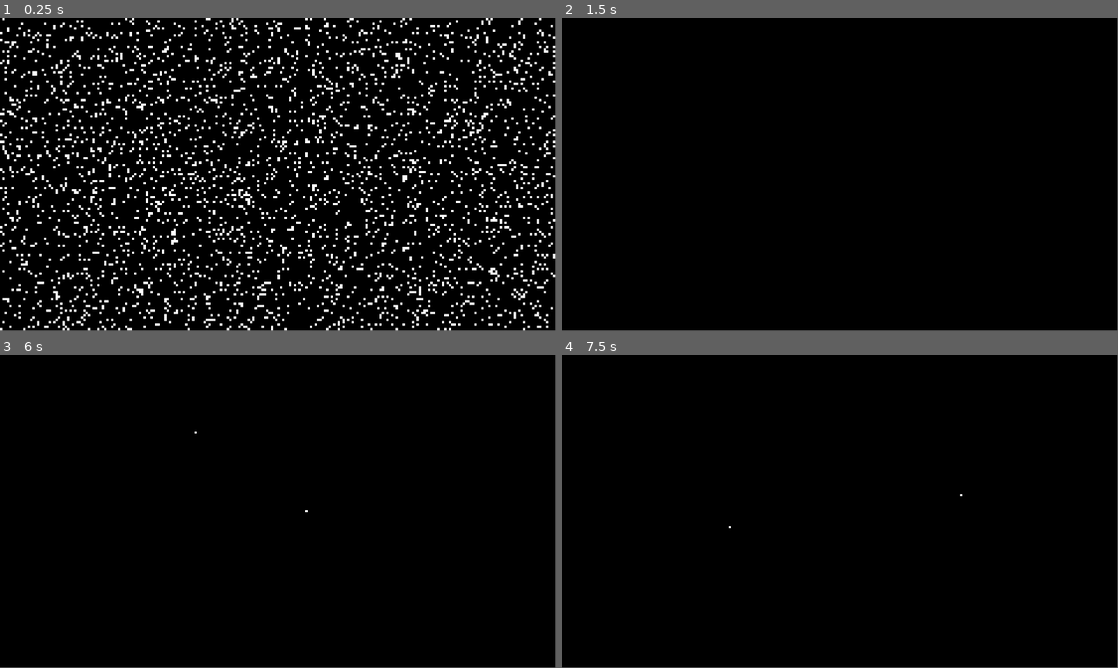
Above: before the commit, frames 1-4 (two rows, left to right).
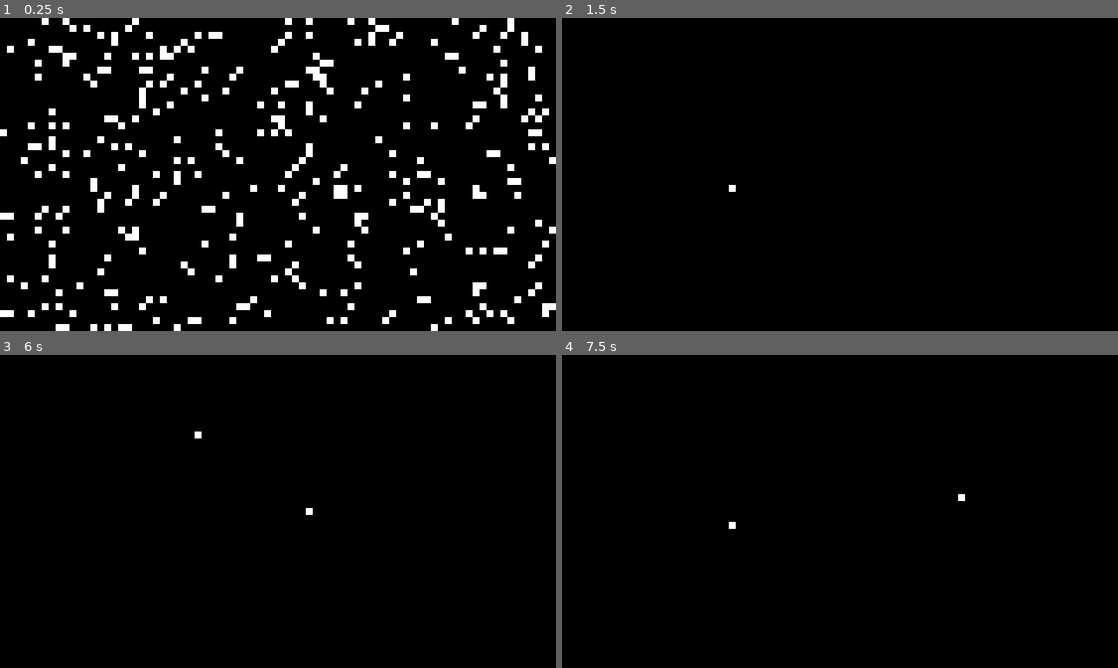
Above: after the commit, the same moments.

Repository: skiletro/automata
Game: Godot game, scene res://assets/scene.tscn
Two runs of this game, one before a commit and one after it. Both use one fixed random seed, a clock stepped at 60 frames per second and the inputs below.
Inputs (mouse positions are in pixels of both pictures, inside the frame that each line leads up to):
- Up to frame 1 (0.25 s): no input
- Up to frame 2 (1.5 s): tap Enter (fullscreen, bound only after the commit) at 0.5 s; move the mouse to (962, 158) at 0.52 s; press the mouse at (962, 158) at 0.53 s; tap C (clear) at 0.6 s; tap Space (pause) at 1.25 s; move the mouse to (728, 190) at 1.27 s; release the mouse at (728, 190) at 1.28 s; click (728, 190) at 1.35 s
- Up to frame 3 (6 s): tap C (clear) at 1.55, 2.1, 3.05, 3.6, 4.55, 5.1 s; tap Enter (fullscreen, bound only after the commit) at 2, 3.5, 4.9 s; move the mouse to (333, 442) at 2.02 s; press the mouse at (333, 442) at 2.03 s; tap Space (pause) at 2.75, 4.15, 4.25 s; move the mouse to (250, 574) at 2.77 s; release the mouse at (250, 574) at 2.78 s; click (250, 574) at 2.85 s; move the mouse to (444, 558) at 3.52 s; press the mouse at (444, 558) at 3.53 s; move the mouse to (111, 464) at 4.27 s; release the mouse at (111, 464) at 4.28 s; click (111, 464) at 4.35 s; move the mouse to (305, 511) at 5.02 s; press the mouse at (305, 511) at 5.03 s; move the mouse to (194, 433) at 5.77 s; release the mouse at (194, 433) at 5.78 s; click (194, 433) at 5.85 s
- Up to frame 4 (7.5 s): tap C (clear) at 6.05, 6.6 s; move the mouse to (962, 495) at 6.52 s; press the mouse at (962, 495) at 6.53 s; move the mouse to (728, 527) at 7.27 s; release the mouse at (728, 527) at 7.28 s; click (728, 527) at 7.35 s
The window is 799x449 before the commit and 800x450 after it. Grey fills any space a smaller window leaves; there, only what the larger window draws over its background counts as a difference.

The runs differ from the first frame. In frame 1, 19% of the frame differs, in the area x 0-100%, y 0-100%; in frame 2, less than 0.1%; in frame 3, less than 0.1%; in frame 4, less than 0.1%.

Commit message:
make multithreaded

Diff:
--- a/assets/scene.tscn
+++ b/assets/scene.tscn
@@ -1,17 +1,8 @@
-[gd_scene load_steps=5 format=3 uid="uid://mx7depcinomx"]
+[gd_scene load_steps=3 format=3 uid="uid://mx7depcinomx"]
 
 [ext_resource type="Script" uid="uid://dbiksvkl8lwe1" path="res://assets/script.gd" id="1_nxogm"]
-[ext_resource type="Texture2D" uid="uid://dgpbo64tm148q" path="res://assets/colours.bmp" id="2_nxogm"]
-
-[sub_resource type="TileSetAtlasSource" id="TileSetAtlasSource_nxogm"]
-texture = ExtResource("2_nxogm")
-texture_region_size = Vector2i(1, 1)
-0:0/0 = 0
-0:1/0 = 0
 
 [sub_resource type="TileSet" id="TileSet_3253y"]
-tile_size = Vector2i(1, 1)
-sources/0 = SubResource("TileSetAtlasSource_nxogm")
 
 [node name="Scene" type="Node2D"]
 script = ExtResource("1_nxogm")
@@ -20,7 +11,8 @@
 tile_set = SubResource("TileSet_3253y")
 
 [node name="Timer" type="Timer" parent="."]
-wait_time = 0.05
+wait_time = 0.1
 autostart = true
+ignore_time_scale = true
 
 [connection signal="timeout" from="Timer" to="." method="_on_timer_timeout"]
--- a/assets/script.gd
+++ b/assets/script.gd
@@ -1,82 +1,153 @@
 extends Node2D
 
 @onready var tilemap: TileMapLayer = $TileMapLayer
+var grid_size: Vector2i # cells (not pixels)
+var grid: Array
+var next_grid: Array
+var paused := true
 
-@warning_ignore("integer_division")
-var grid_size = Vector2(1920/8, 1080/8)
-var grid = []
-var next_grid = []
-
-var paused = true
+const CELL_SIZE := 16
+const THREADS   := 4
+var threads: Array[Thread]
+var mutex: Mutex
 
 func _ready() -> void:
-	init_grid()
-	draw_grid()
+    var vp := get_viewport().get_visible_rect().size
+    grid_size = Vector2i(int(vp.x / CELL_SIZE), int(vp.y / CELL_SIZE))
+
+    init_grid()
+    queue_redraw()
+    get_tree().get_root().size_changed.connect(resize)
+
+    # thread pool
+    threads = []
+    for i in THREADS:
+        threads.append(Thread.new())
+    mutex = Mutex.new()
+
+func resize() -> void:
+    var vp := get_viewport().get_visible_rect().size
+    grid_size = Vector2i(int(vp.x / CELL_SIZE), int(vp.y / CELL_SIZE))
+    init_grid()
+    queue_redraw()
 
 func _on_timer_timeout() -> void:
-	if !paused:
-		update_grid()
-		draw_grid()
+    if not paused:
+        update_grid()
+        queue_redraw()
 
 func _physics_process(_delta):
-	if Input.is_action_pressed("click"):
-		var coords = tilemap.local_to_map(get_global_mouse_position())
-		grid[coords.x][coords.y] = 1
-		draw_grid()
+    if Input.is_action_pressed("click"):
+        var mp := get_global_mouse_position()
+        var c  := tilemap.local_to_map(mp)
+        # stay inside array bounds
+        if c.y >= 0 and c.y < grid_size.y and c.x >= 0 and c.x < grid_size.x:
+            grid[c.y][c.x] = 1
+            queue_redraw()
 
-	if Input.is_action_just_released("pause"):
-		paused = !paused
+    if Input.is_action_just_released("pause"):
+        paused = !paused
 
-	if Input.is_action_just_released("clear"):
-		clear_grid()
-		draw_grid()
+    if Input.is_action_just_released("clear"):
+        clear_grid()
+        queue_redraw()
 
-func init_grid():
-	grid = []
-	for x in range(grid_size.x):
-		var row = []
-		for y in range(grid_size.y):
-			row.append(1 if randf() > 0.9 else 0)
-		grid.append(row)
+    if Input.is_action_just_released("fullscreen"):
+        if DisplayServer.window_get_mode() == DisplayServer.WINDOW_MODE_WINDOWED:
+            DisplayServer.window_set_mode(DisplayServer.WINDOW_MODE_FULLSCREEN)
+        else:
+            DisplayServer.window_set_mode(DisplayServer.WINDOW_MODE_WINDOWED)
 
-func clear_grid():
-	for x in range(grid_size.x):
-		for y in range(grid_size.y):
-			grid[x][y] = 0
+func _draw() -> void:
+    for y in grid_size.y:
+        for x in grid_size.x:
+            var col := Color.WHITE if grid[y][x] == 1 else Color.BLACK
+            draw_rect(Rect2(Vector2(x, y) * CELL_SIZE, Vector2(CELL_SIZE, CELL_SIZE)), col)
 
-func draw_grid():
-	for x in (grid_size.x):
-		for y in (grid_size.y):
-			tilemap.set_cell(Vector2i(x, y), 0, Vector2i(0, grid[x][y]))
+func init_grid() -> void:
+    grid = []
+    for y in range(grid_size.y):
+        var row := []
+        for x in range(grid_size.x):
+            row.append(1 if randf() > 0.9 else 0)
+        grid.append(row)
 
-func update_grid():
-	next_grid = []
+func clear_grid() -> void:
+    for y in range(grid_size.y):
+        for x in range(grid_size.x):
+            grid[y][x] = 0
 
-	for x in (grid_size.x):
-		var row = []
-		for y in (grid_size.y):
-			var alive_neighbours = count_alive_neighbours(x, y)
+func update_grid() -> void:
+    next_grid.resize(THREADS) # pre-size slots
+    var rows_per_thread := grid_size.y / THREADS
 
-			if grid[x][y] == 1:
-				if alive_neighbours == 2 or alive_neighbours == 3:
-					row.append(1)
-				else:
-					row.append(0)
-			else:
-				if alive_neighbours == 3:
-					row.append(1)
-				else:
-					row.append(0)
-		next_grid.append(row)
-	grid = next_grid
+    # launch workers
+    for i in THREADS:
+        var start_row := i * rows_per_thread
+        var end_row   := (i + 1) * rows_per_thread if i < THREADS - 1 else grid_size.y
 
-func count_alive_neighbours(x, y):
-	var count = 0
-	for dx in range(-1, 2):
-		for dy in range(-1, 2):
-			if dx == 0 and dy == 0:
-				continue  # Skip the current cell
-			var nx = int(x + dx + grid_size.x) % int(grid_size.x)
-			var ny = int(y + dy + grid_size.y) % int(grid_size.y)
-			count += grid[nx][ny]
-	return count
+        var ctx := {
+            "grid": grid,
+            "start_row": start_row,
+            "end_row": end_row,
+            "grid_size": grid_size
+        }
+        threads[i].start(Callable(self, "_update_band").bind(ctx, i))
+
+    # wait
+    for t in threads:
+        t.wait_to_finish()
+
+    # merge
+    grid = []
+    for band in next_grid:
+        grid.append_array(band)
+
+func _update_band(ctx: Dictionary, band_idx: int) -> void:
+    var grid: Array       = ctx["grid"]
+    var start_row: int  = ctx["start_row"]
+    var end_row: int    = ctx["end_row"]
+    var grid_size: Vector2i = ctx["grid_size"]
+
+    var local_band := []
+    for y in range(start_row, end_row):
+        var row := []
+        for x in range(grid_size.x):
+            var alive := _next_state_conway(x, y, grid, grid_size)
+            row.append(alive)
+        local_band.append(row)
+
+    mutex.lock()
+    next_grid[band_idx] = local_band
+    mutex.unlock()
+
+func _next_state_conway(x: int, y: int, grid: Array, grid_size: Vector2i) -> int:
+    var n := count_alive_neighbours(x, y, grid, grid_size)
+    var alive: bool = grid[y][x] == 1
+    return 1 if (alive and n in [2, 3]) or (not alive and n == 3) else 0
+
+func _next_state_daynight(x: int, y: int, grid: Array, grid_size: Vector2i) -> int:
+    var n := count_alive_neighbours(x, y, grid, grid_size)
+    var alive: bool = grid[y][x] == 1
+    return 1 if (alive and n in [3, 4, 6, 7, 8]) or (not alive and n in [3, 6, 7, 8]) else 0
+
+func _next_state_highlife(x: int, y: int, grid: Array, grid_size: Vector2i) -> int:
+    var n := count_alive_neighbours(x, y, grid, grid_size)
+    var alive: bool = grid[y][x] == 1
+    return 1 if (alive and n in [2, 3]) or (not alive and n in [3, 6]) else 0
+
+func _next_state_withoutdeath(x: int, y: int, grid: Array, grid_size: Vector2i) -> int:
+    var n := count_alive_neighbours(x, y, grid, grid_size)
+    var alive: bool = grid[y][x] == 1
+    return 1 if alive or (not alive and n == 3) else 0
+
+func count_alive_neighbours(x: int, y: int, grid: Array, grid_size: Vector2i) -> int:
+    var count := 0
+    for dy in range(-1, 2):
+        for dx in range(-1, 2):
+            if dx == 0 and dy == 0:
+                continue
+            var nx := int(x + dx + grid_size.x) % int(grid_size.x)
+            var ny := int(y + dy + grid_size.y) % int(grid_size.y)
+            count += grid[ny][nx]
+    return count
--- a/project.godot
+++ b/project.godot
@@ -16,10 +16,9 @@
 
 [display]
 
-window/size/viewport_width=1920
-window/size/viewport_height=1080
-window/size/resizable=false
-window/stretch/scale=8.0
+window/size/viewport_width=1280
+window/size/viewport_height=720
+window/stretch/scale_mode="integer"
 
 [input]
 
@@ -38,3 +37,8 @@
 "events": [Object(InputEventKey,"resource_local_to_scene":false,"resource_name":"","device":-1,"window_id":0,"alt_press …(191 unchanged characters)…
 ]
 }
+fullscreen={
+"deadzone": 0.2,
+"events": [Object(InputEventKey,"resource_local_to_scene":false,"resource_name":"","device":-1,"window_id":0,"alt_pressed":false,"shift_pressed":false,"ctrl_pressed":false,"meta_pressed":false,"pressed":false,"keycode":0,"physical_keycode":4194309,"key_label":0,"unicode":0,"location":0,"echo":false,"script":null)
+]
+}
Binary file removed: assets/colours.bmp
Not shown, removed: assets/colours.bmp.import
Not shown, added: export_presets.cfg
